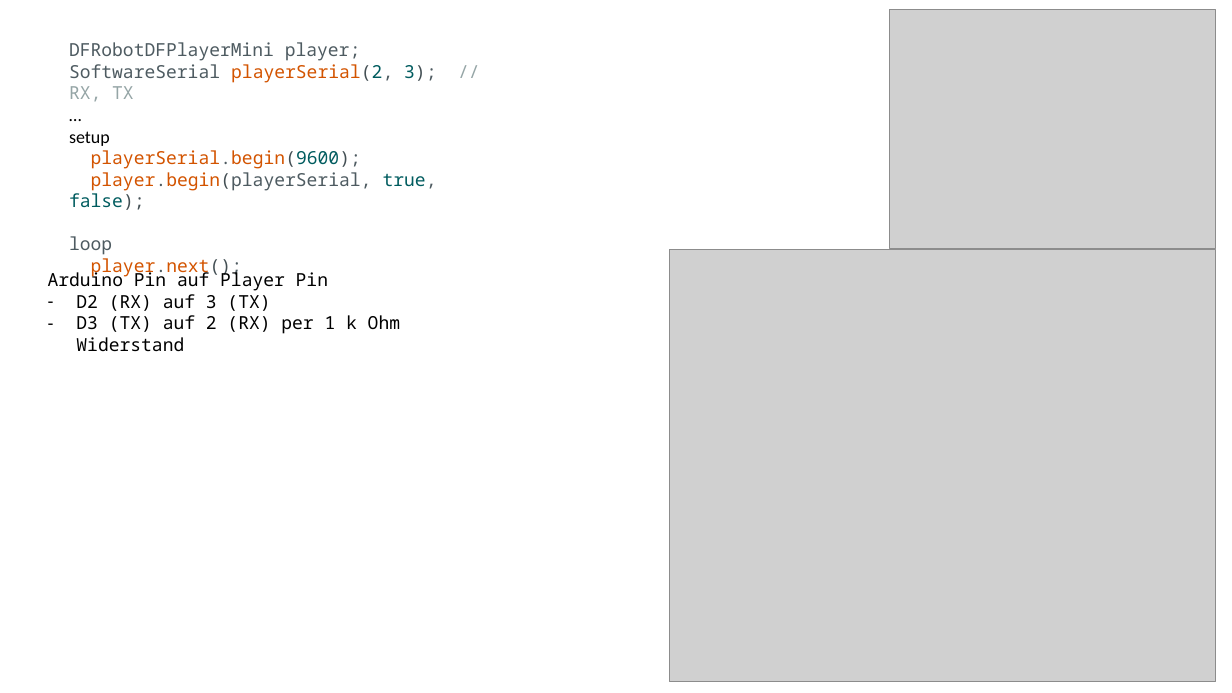
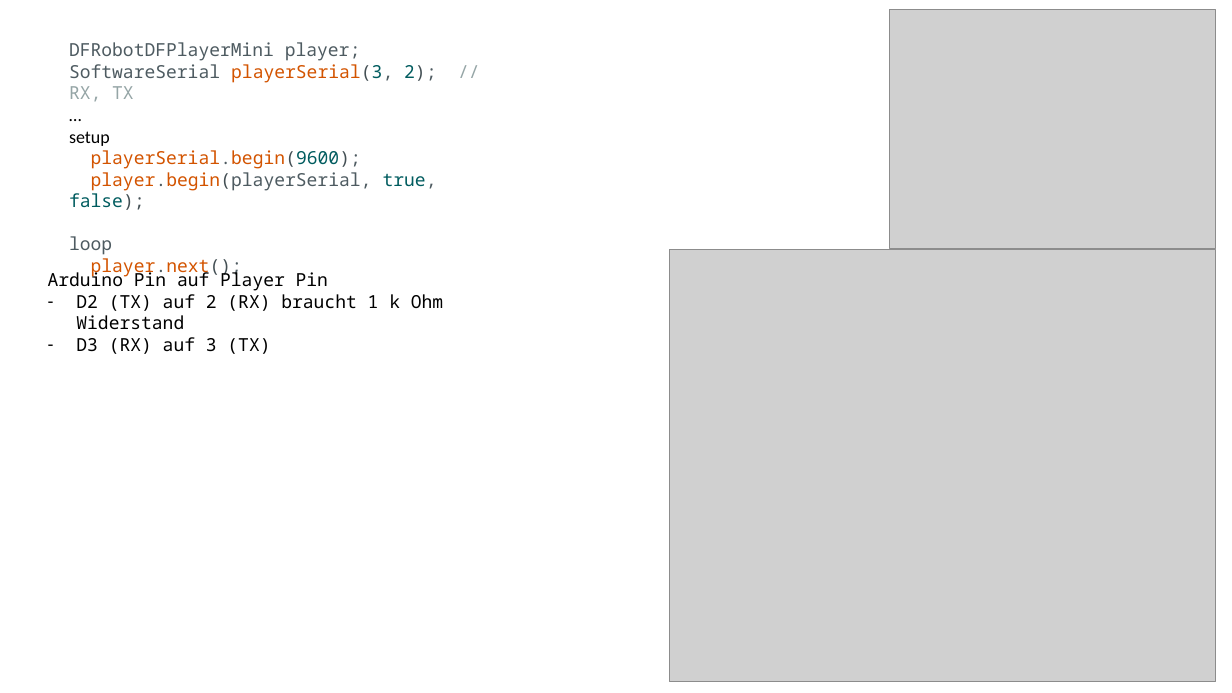
Before and after one commit to jeskes/activityboard, a slide deck: slide 8 of Activityboard.pptx (slide 5 before the commit). Drawn at 1232x693 pixels with LibreOffice and Linux fonts; fonts in the diff are those of the drawing; grey boxes stand for pictures. Boxes give left, top, right and bottom in pixels: in the first picture for what was removed or moved away, otherwise in the second. Text is boxed around its words. In the diff, an @@ line names an element or a change of style, - is before the commit and + after.

```diff
--- a/Activityboard.pptx
+++ b/Activityboard.pptx
@@ text at [69, 64, 436, 101]: text changed @@
-SoftwareSerial playerSerial(2, 3); // RX, TX
+SoftwareSerial playerSerial(3, 2); // RX, TX
@@ text at [76, 294, 443, 352]: text changed @@
-– D2 (RX) auf 3 (TX)
-– D3 (TX) auf 2 (RX) per 1 k Ohm Widerstand
+– D2 (TX) auf 2 (RX) braucht 1 k Ohm Widerstand
+– D3 (RX) auf 3 (TX)
```
Also in this commit, not shown: 2 other slides changed, 4 slides added, 6 other files.
